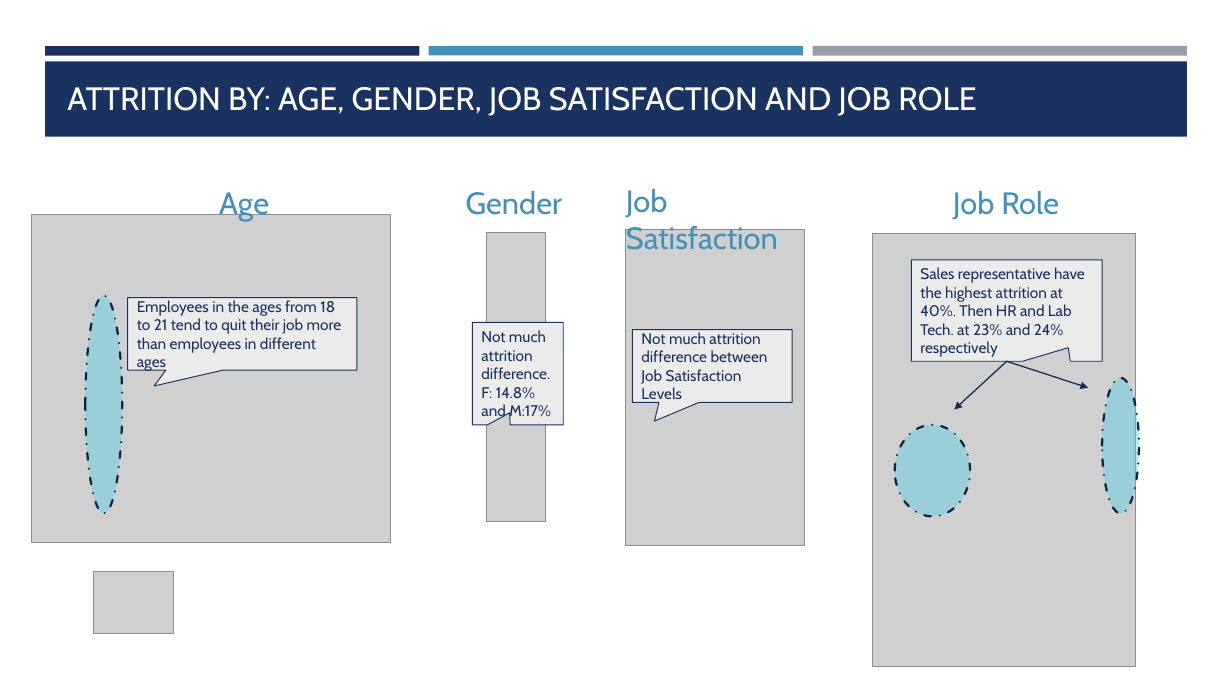
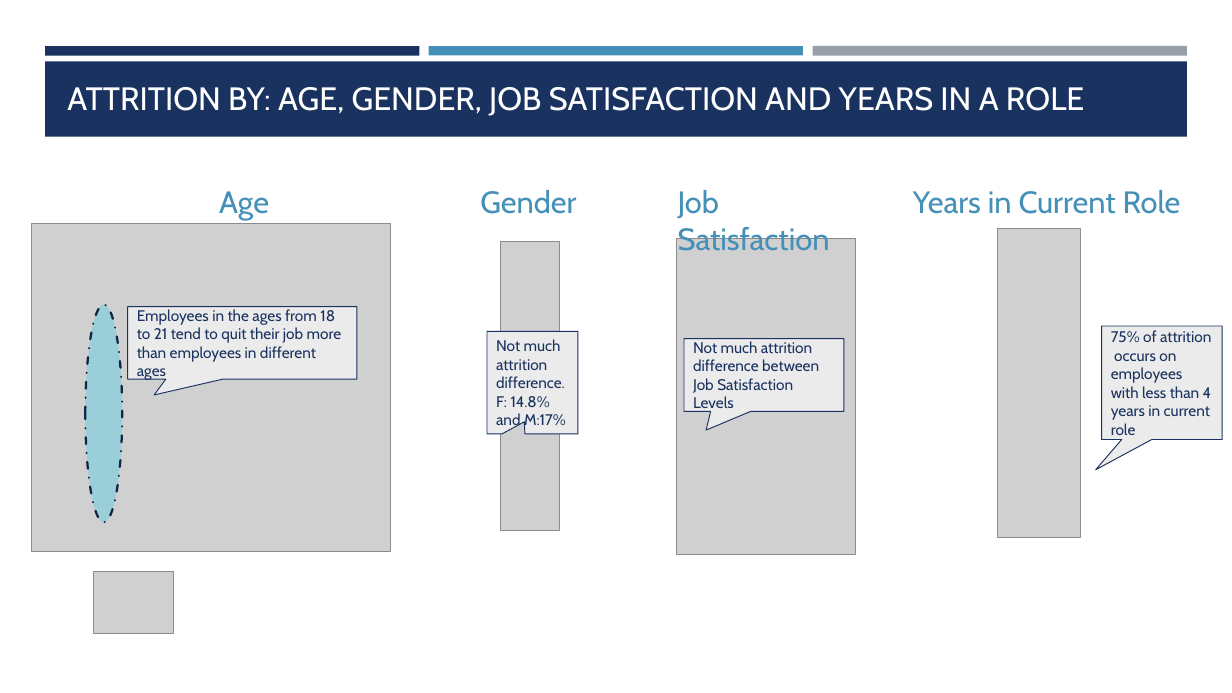
Before and after one commit to jainhsuya/msds.6306.case.study.2, a slide deck: slide 6 of Case Study 2.pptx. Drawn at 1232x693 pixels with LibreOffice and Linux fonts; fonts in the diff are those of the drawing; grey boxes stand for pictures. Boxes give left, top, right and bottom in pixels: in the first picture for what was removed or moved away, otherwise in the second. Text is boxed around its words. In the diff, an @@ line names an element or a change of style, - is before the commit and + after.

```diff
--- a/Case Study 2.pptx
+++ b/Case Study 2.pptx
@@ title at (x1=67, y1=87, x2=1084, y2=116): text changed @@
-ATTRITION BY: AGE, GENDER, JOB SATISFACTION AND JOB ROLE
+ATTRITION BY: AGE, GENDER, JOB SATISFACTION AND YEARS IN A ROLE
@@ text "Gender" moved from (x1=466, y1=191, x2=562, y2=215) to (x1=480, y1=190, x2=576, y2=214) @@
@@ text "Job Satisfaction" moved from (x1=626, y1=189, x2=778, y2=250) to (x1=678, y1=190, x2=830, y2=251) @@
@@ text added at (x1=913, y1=190, x2=1181, y2=214), 24 pt, text #4590B8 @@
+Years in Current Role
@@ text removed at (x1=953, y1=191, x2=1059, y2=220) @@
-Job Role
@@ picture moved from (x1=626, y1=230, x2=805, y2=546) to (x1=677, y1=238, x2=857, y2=555) @@
@@ picture removed at (x1=872, y1=233, x2=1136, y2=666) @@
@@ picture added at (x1=997, y1=228, x2=1081, y2=537) @@
@@ picture moved from (x1=486, y1=233, x2=545, y2=522) to (x1=501, y1=242, x2=560, y2=531) @@
@@ speech box removed at (x1=911, y1=260, x2=1102, y2=361) @@
-Sales representative have the highest attrition at 40%. Then HR and Lab Tech. at 23% and 24% respectively
@@ 1 picture, 1 speech box, 1 ellipse moved together from (x1=31, y1=214, x2=390, y2=543) to (x1=31, y1=224, x2=390, y2=552) @@
@@ speech box added at (x1=1102, y1=326, x2=1222, y2=440), fill #EBEBEB, outline #1A3260 0.75 pt, 12 pt, text #1A3260 @@
+75% of attrition occurs on employees with less than 4 years in current role
@@ speech box "Not much attrition difference. F: ..." moved from (x1=472, y1=323, x2=563, y2=425) to (x1=487, y1=332, x2=578, y2=434) @@
@@ speech box "Not much attrition difference between ..." moved from (x1=632, y1=330, x2=792, y2=403) to (x1=684, y1=339, x2=844, y2=412) @@
@@ arrow removed from (1006, 361) to (955, 409) @@
@@ arrow removed from (1006, 361) to (1089, 388) @@
@@ ellipse removed at (x1=1103, y1=378, x2=1140, y2=514) @@
@@ ellipse removed at (x1=895, y1=425, x2=970, y2=517) @@
```
Also in this commit, not shown: 7 other slides changed, 1 slide added, 1 slide removed.
